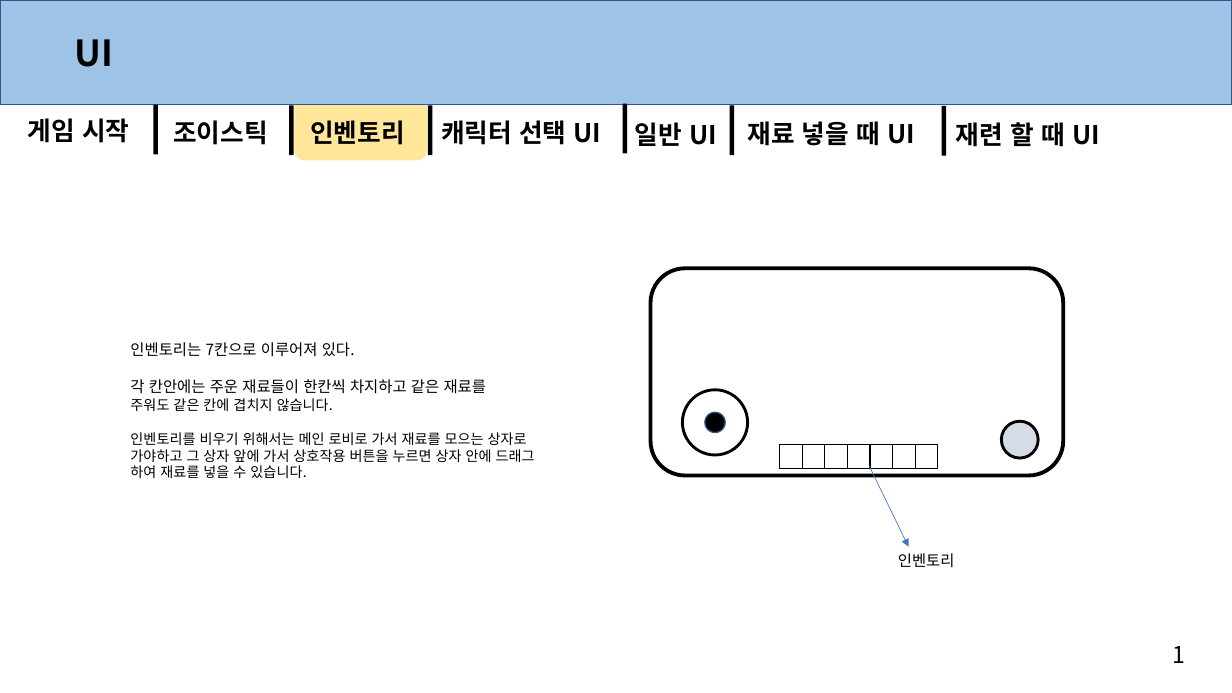
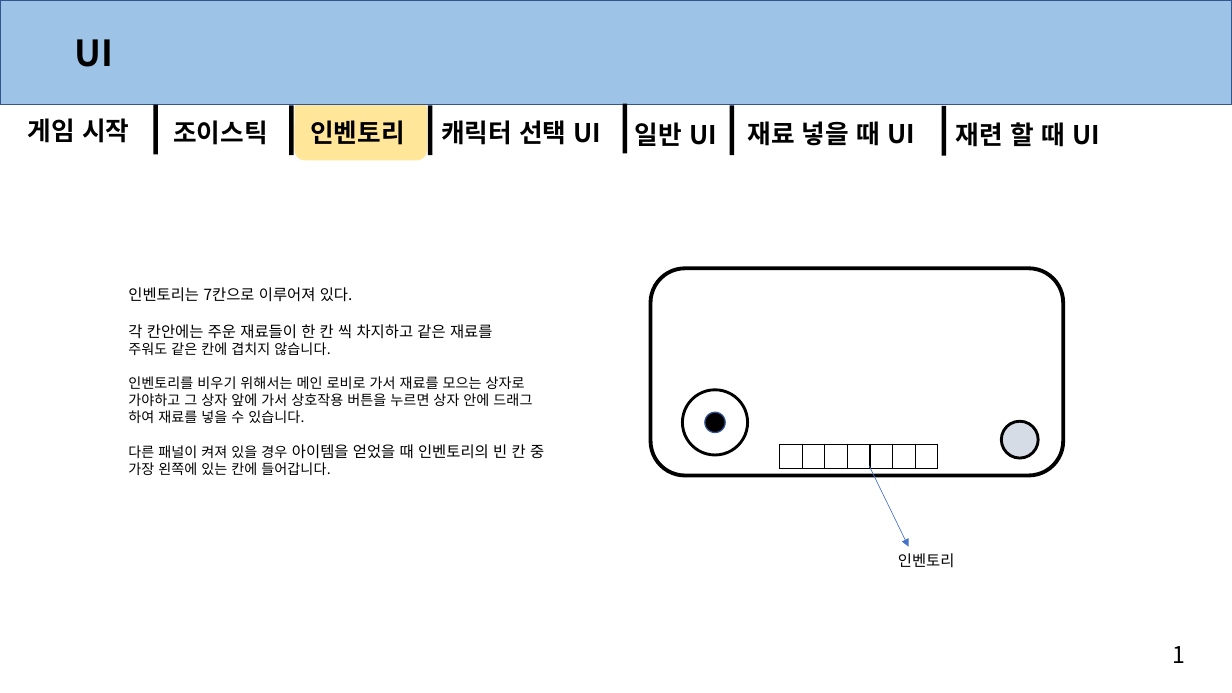
Before and after one commit to anglik0370/EscapeIsland, a slide deck: slide 4 of Document/UI/인게임 UI.pptx. Drawn at 1232x693 pixels with LibreOffice and Linux fonts; fonts in the diff are those of the drawing. Boxes give left, top, right and bottom in pixels: in the first picture for what was removed or moved away, otherwise in the second. Text is boxed around its words. In the diff, an @@ line names an element or a change of style, - is before the commit and + after.

```diff
--- a/Document/UI/인게임 UI.pptx
+++ b/Document/UI/인게임 UI.pptx
@@ text "인벤토리는 7칸으로 이루어져 있다.": place and size @@
-text "인벤토리는 7칸으로 이루어져 있다." at box(130, 342, 535, 478)
+text "인벤토리는 7칸으로 이루어져 있다." at box(128, 287, 544, 475)
@@ text at box(128, 324, 492, 339): spaces changed @@
-각 칸안에는 주운 재료들이 한칸씩 차지하고 같은 재료를
+각 칸안에는 주운 재료들이 한 칸 씩 차지하고 같은 재료를
@@ text at box(128, 444, 544, 475): paragraphs added @@
+다른 패널이 켜져 있을 경우 아이템을 얻었을 때 인벤토리의 빈 칸 중
+가장 왼쪽에 있는 칸에 들어갑니다.
```
Also in this commit, not shown: 1 other file.
